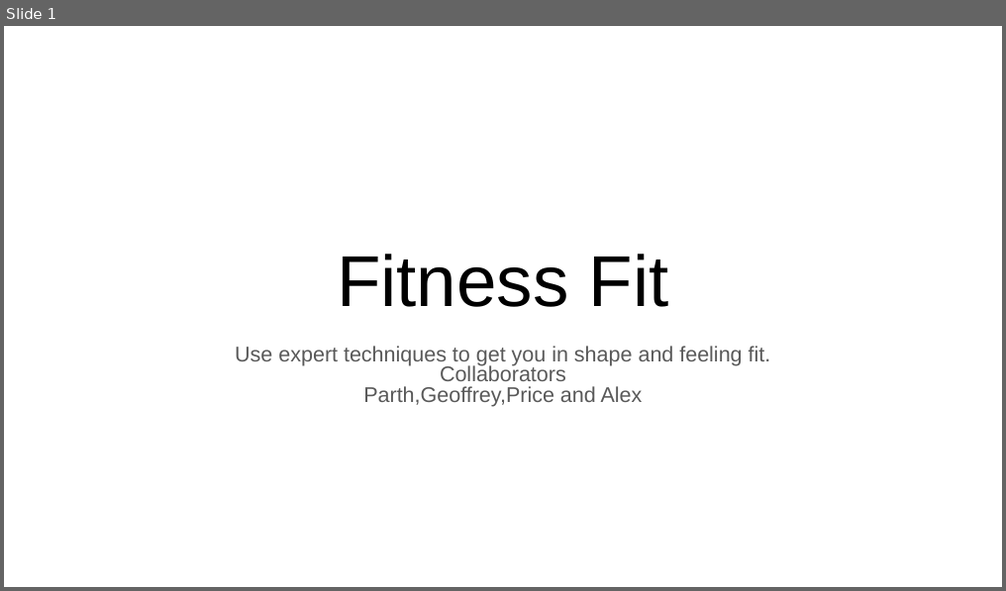
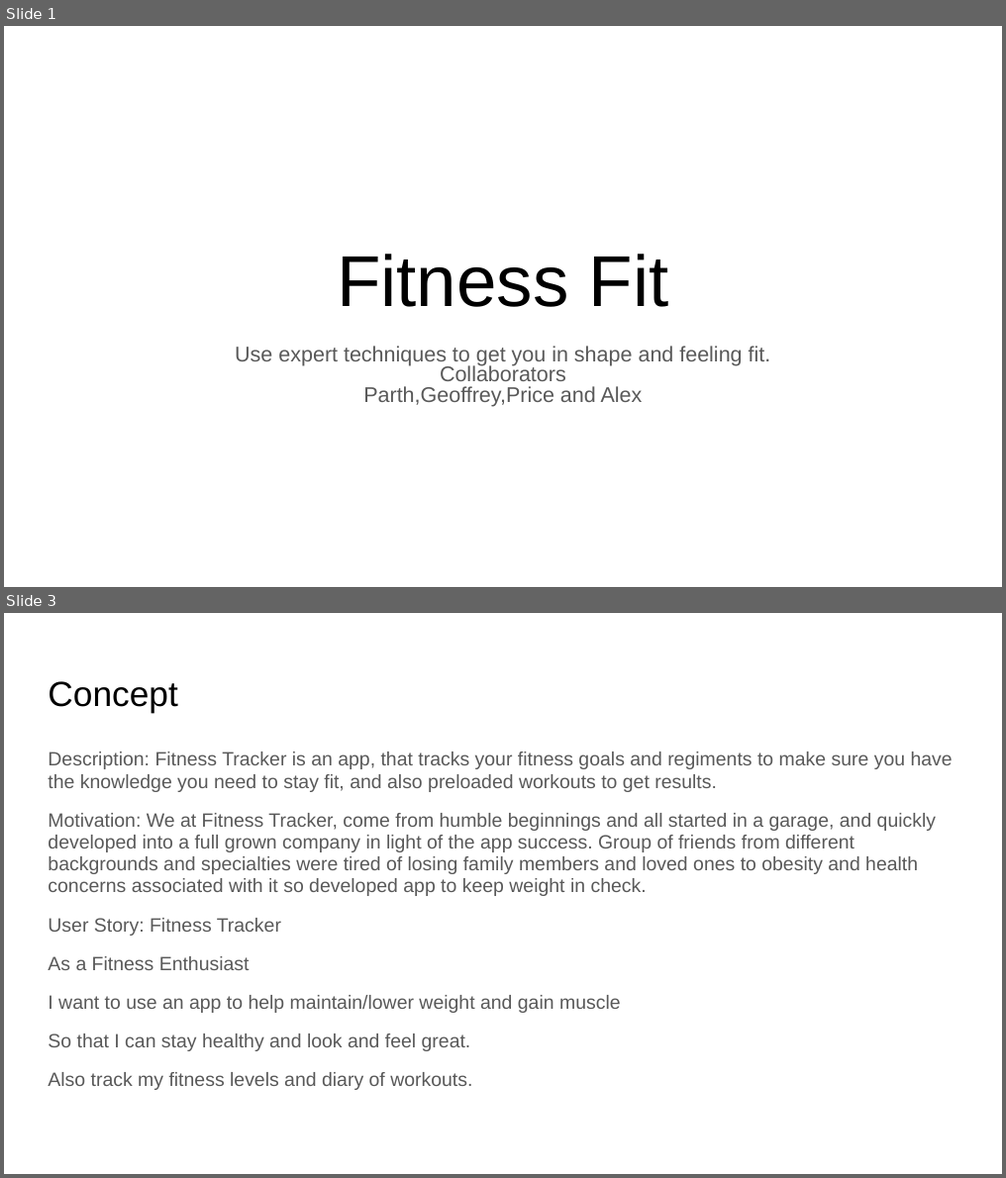
Before and after one commit to AlexWatabe9/FitnessFit, a slide deck: Untitled presentation.pptx. Shown one above the other, each under a label of ours: slide 1 before the commit, slides 1 and 3 after it; the slides between them are not shown. The pictures are 1006x591 and 1006x1178 pixels, drawn with LibreOffice and Linux fonts; fonts in the diff are those of the drawing. Boxes give left, top, right and bottom in pixels: in the first picture for what was removed or moved away, otherwise in the second. Text is boxed around its words. In the diff, an @@ line names an element or a change of style, - is before the commit and + after.

```diff
--- a/Untitled presentation.pptx
+++ b/Untitled presentation.pptx
@@ slide 3 added at (4,613,1002,1174), background #FFFFFF @@
@@ title added at (48,681,177,712), 25.2 pt, text #000000 @@
+Concept
@@ text added at (48,752,952,1090), 13.9 pt, text #595959 @@
+Description: Fitness Tracker is an app, that tracks your fitness goals and regiments to make sure you have the knowledge you need to stay fit, and also preloaded workouts to get results.
+Motivation: We at Fitness Tracker, come from humble beginnings and all started in a garage, and quickly developed into a full grown company in light of the app success. Group of friends from different backgrounds and specialties were tired of losing family members and loved ones to obesity and health concerns associated with it so developed app to keep weight in check.
+User Story: Fitness Tracker
+As a Fitness Enthusiast
+I want to use an app to help maintain/lower weight and gain muscle
+So that I can stay healthy and look and feel great.
+Also track my fitness levels and diary of workouts.
```
Also in this commit, not shown: 2 other slides added, 3 slides removed, 4 other files.
